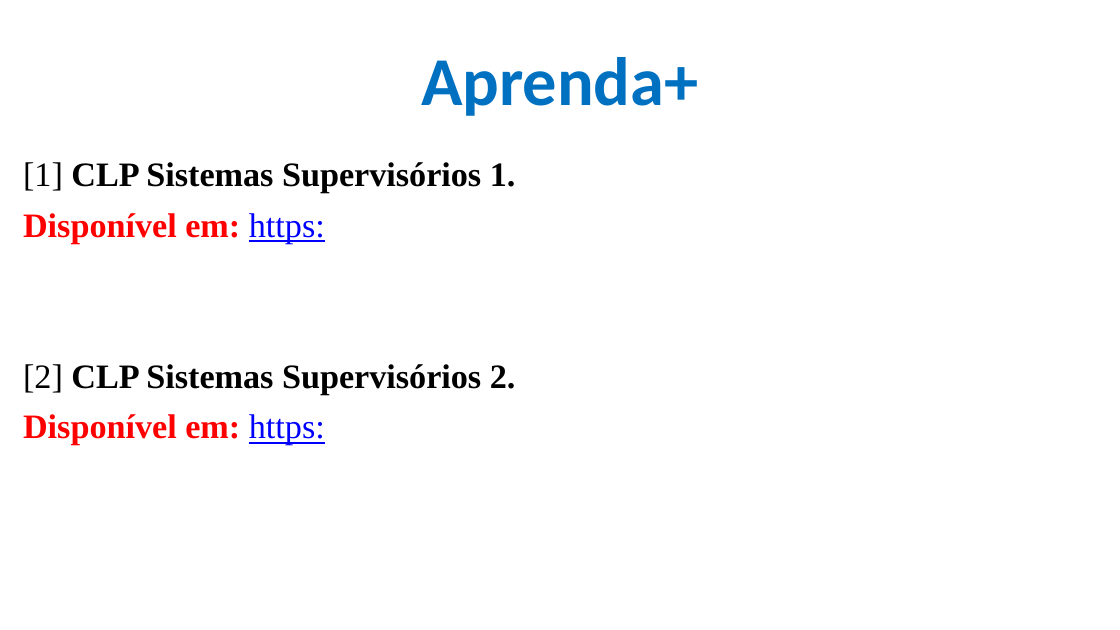
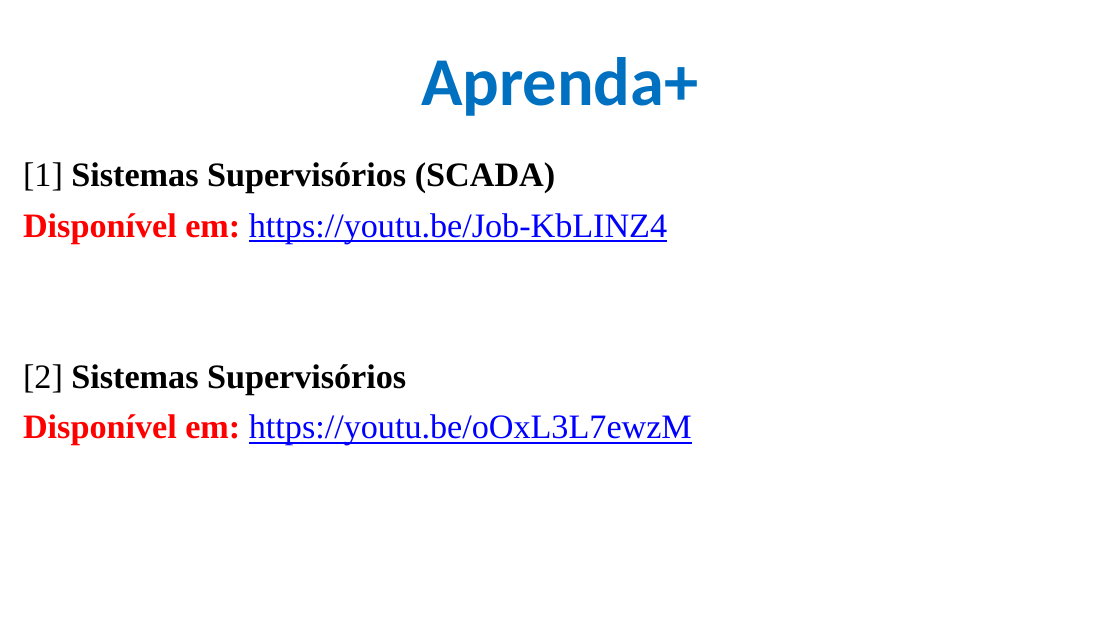
Before and after one commit to CloudEducationBrazil/WydenUniRuyControladoresLogicosProgCLP, a slide deck: slide 13 of 01 Classes/Aula8 - CLP - Sistemas Supervisórios.pptx (slide 5 before the commit). Drawn at 1120x630 pixels with LibreOffice and Linux fonts; fonts in the diff are those of the drawing; background and template pictures are left out. Boxes give left, top, right and bottom in pixels: in the first picture for what was removed or moved away, otherwise in the second. Text is boxed around its words. In the diff, an @@ line names an element or a change of style, - is before the commit and + after.

Commit message:
Supervisórios CLP .... - 07Mai2025

```diff
--- a/01 Classes/Aula8 - CLP - Sistemas Supervisórios.pptx
+++ b/01 Classes/Aula8 - CLP - Sistemas Supervisórios.pptx
@@ text at box(23, 162, 692, 445): text changed; text colour #000000 to #0000FF @@
-[1] CLP Sistemas Supervisórios 1.
-Disponível em: https:
-[2] CLP Sistemas Supervisórios 2.
-Disponível em: https:
+[1] Sistemas Supervisórios (SCADA)
+Disponível em: https://youtu.be/Job-KbLINZ4
+[2] Sistemas Supervisórios
+Disponível em: https://youtu.be/oOxL3L7ewzM
```
Also in this commit, not shown: 5 other slides changed, 9 slides added, 11 other files.
